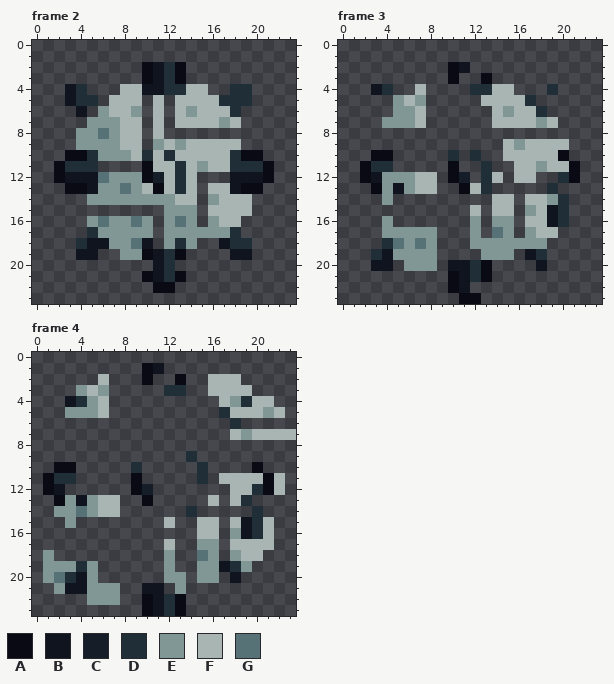
One commit to this pixel-art file: Assets/Sprites/Misc/shungite-spike.ase. The first picture shows the starting point.
24x24 pixels, 5 frames. Shown: frame 2, frame 3, frame 4. The commit also changed other frames, which this record leaves out.
Palette (. is transparent): A #090a14  B #10141f  C #151d28  D #202e37  E #819796  F #a8b5b2  G #577277
The result:
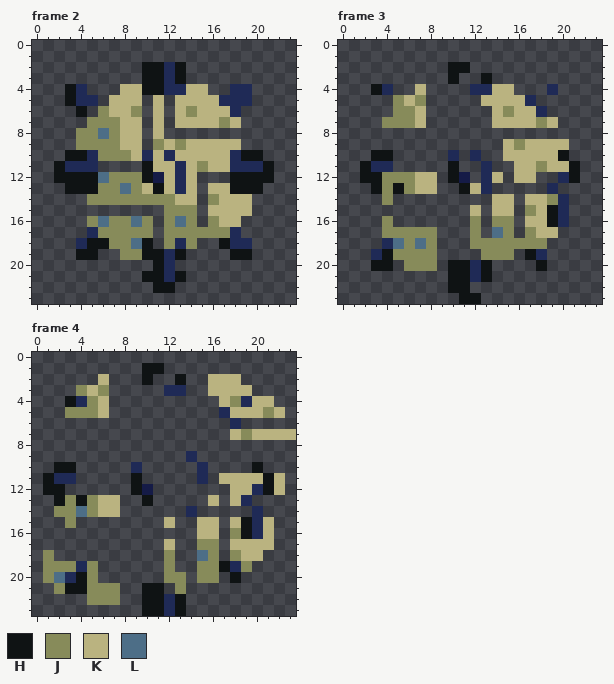
Colours new in this view: H #0f1314  J #878b5a  K #bab380  L #4d6e87
From old to new:
colour C: #151d28 -> #151b47
colour D: #202e37 -> #1f2a56
Changed rows in their new state; - is a pixel that keeps its letter.
Frame 2, layers "Layer 2", "Layer 1":
first column x 2:
 2 --------HH-H--------
 3 --------HH-H--------
 4 -H----KKHH--KK------
 5 -H---KKK-K-KKKK-----
 6 --H-JKKJ-K-KJKKK----
 7 ---JJJKK-K-KKKKJK---
 8 --JJLJKK-K----------
 9 --JJJJKK-JKJKKKKK---
10 -HH-JJJK-K-KKKKK-HH-
11 H-------HKK-KJKK---H
12 HHHHLJJJH-K-K---HHHH
13 -HHHJJLJKHK-K-KKHHH-
14 ---JJJJJJJJKK-JKKK--
15 ----------JJJ-KKKK--
16 ---JLJJLJ-JLJ-JKK---
17 ----JJJJJ-JJJJJJ----
18 ---HHJJLH-J-J--H----
19 --HH--JJHH-H----HH--
20 ---------H----------
21 --------HH-H--------
22 ---------HH---------
Frame 3, layers "Layer 2", "Layer 1":
first column x 2:
 2 --------HH----------
 3 --------H--H--------
 4 -H---K------KK------
 5 ---JKJ-----KKKK-----
 6 ---JJK------KJKK----
 7 --JJJK------KKKKJK--
 9 -------------KJKKKK-
10 -HH----------KKKKKH-
11 H-------H-----KKJKKH
12 HHJJJKK-H---K-KK---H
13 -HJHJKK--HK---------
14 --J---------KK-KKJ--
15 ----------K-KK-JKH--
16 --J-------J-JJ-KKH--
17 --JJJJJ---J-LJ-JKK--
18 ---LJLJ---JJJJJJJ---
19 --HJJJJ----JJJ-H----
20 -HH-JJJ-HH-H----H---
21 --------HH-H--------
22 --------HH----------
23 ---------HH---------
Frame 4, layers "Layer 2", "Layer 1":
first column x 1:
 1 ---------HH------------
 2 -----K---H--H--KKK-----
 3 ---JKJ---------KKKK----
 4 --H-JK----------KJ-KK--
 5 --JJJK-----------KKKJK-
 7 -----------------KJKKKK
10 -HH----------------H---
11 H-------H-------KKKKHK-
12 HH------H--------KK-HK-
13 -HJHJKK--H-----K-K-----
14 -JJLJKK----------------
15 --J--------K--KK-KH-K--
16 --------------KK-JH-K--
17 -----------K--JJ-KKKK--
18 J----------J--LJ-JKK---
19 JJJ-J------J--JJH-J----
20 JL-HJ------JJ-JJ-H-----
21 -JHHJJJ--HH-J----------
22 ----JJJ--HH-H----------
23 ---------HH-H----------
Boxes around the changes in both pictures, in picture pixels (x1, y1, x2, y2):
changed: (54, 62, 274, 293)
changed: (360, 62, 580, 304)
changed: (43, 363, 296, 616)
